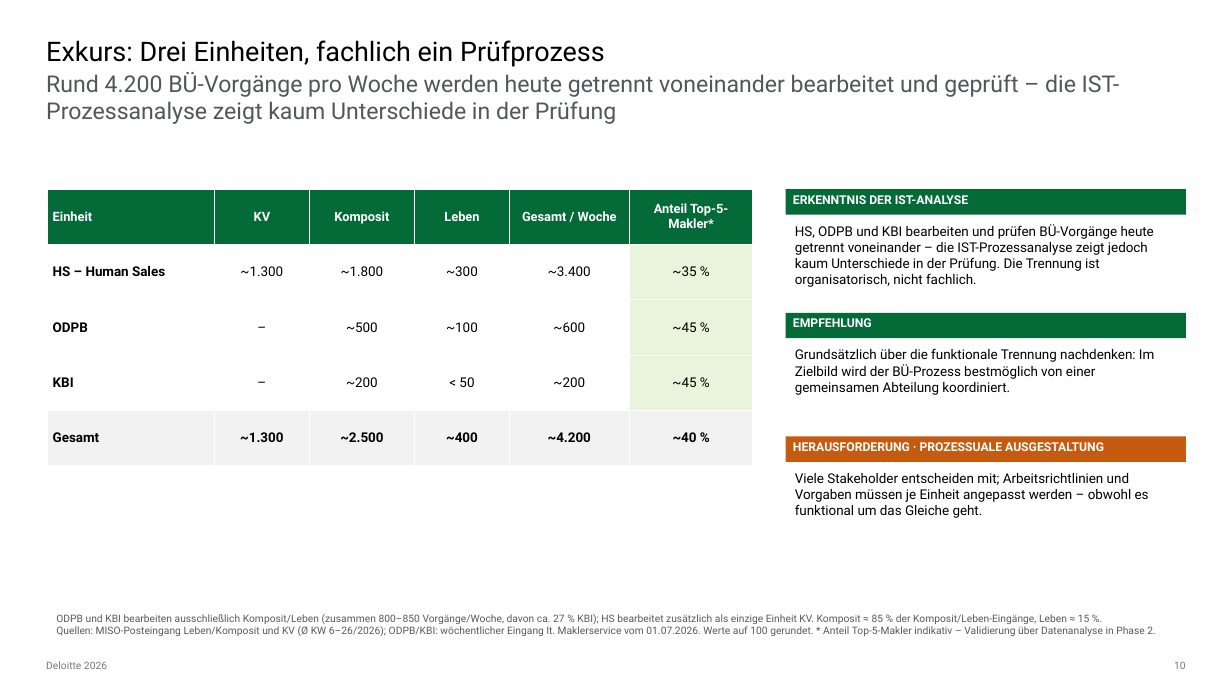
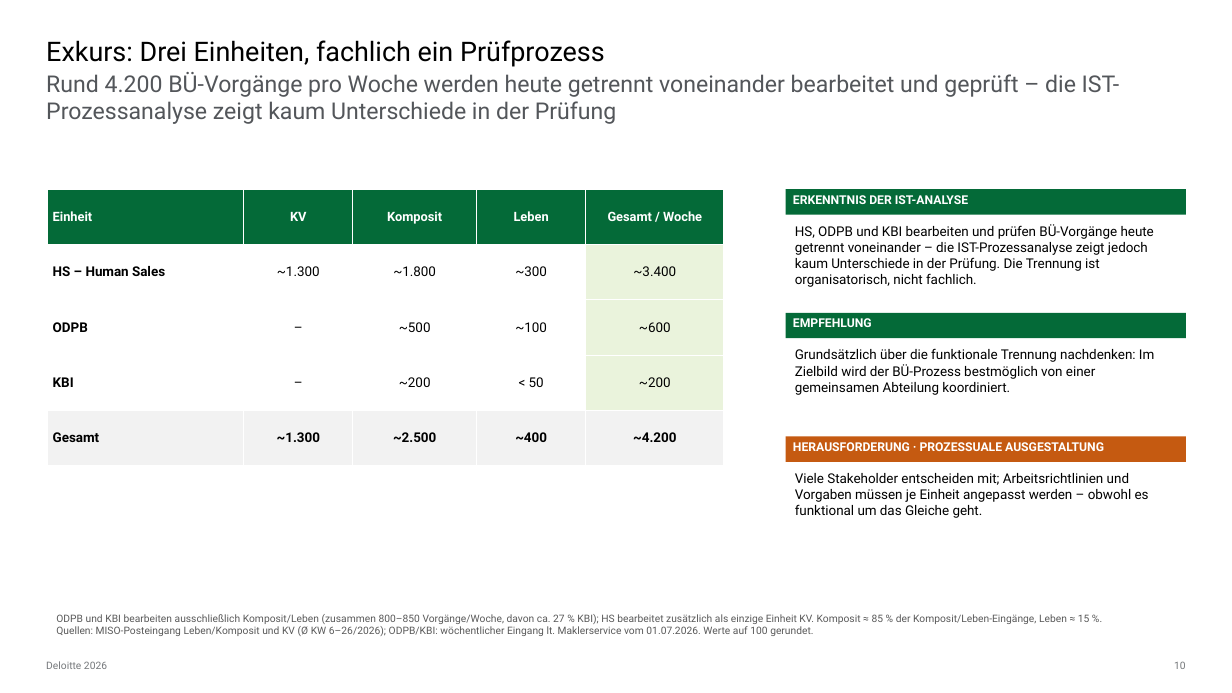
Before and after one commit to brenneisen-e/01_ki-arbeitsplatz, a slide deck: slide 10 of Bestandsuebertragung/kontextdokumente/20260702_ERGO_HR Sales_Makler meets KI_Angebot Deloitte_vworking.pptx. Drawn at 1232x693 pixels with LibreOffice and Linux fonts; fonts in the diff are those of the drawing. Boxes give left, top, right and bottom in pixels: in the first picture for what was removed or moved away, otherwise in the second. Text is boxed around its words. In the diff, an @@ line names an element or a change of style, - is before the commit and + after.

```diff
--- a/Bestandsuebertragung/kontextdokumente/20260702_ERGO_HR Sales_Makler meets KI_Angebot Deloitte_vworking.pptx
+++ b/Bestandsuebertragung/kontextdokumente/20260702_ERGO_HR Sales_Makler meets KI_Angebot Deloitte_vworking.pptx
@@ table at [47, 189, 725, 466] @@
-column 6: Anteil Top-5-Makler* | ~35 % | ~45 % | ~45 % | ~40 %
@@ table: place and size @@
-table at [47, 189, 752, 466]
+table at [47, 189, 725, 466]
@@ text at [56, 626, 813, 636]: text changed @@
-Quellen: MISO-Posteingang Leben/Komposit und KV (Ø KW 6–26/2026); ODPB/KBI: wöchentlicher Eingang lt. Maklerservice vom 01.07.2026. Werte auf 100 gerundet. * Anteil Top-5-Makler indikativ – Validierung über Datenanalyse in Phase 2.
+Quellen: MISO-Posteingang Leben/Komposit und KV (Ø KW 6–26/2026); ODPB/KBI: wöchentlicher Eingang lt. Maklerservice vom 01.07.2026. Werte auf 100 gerundet.
```
